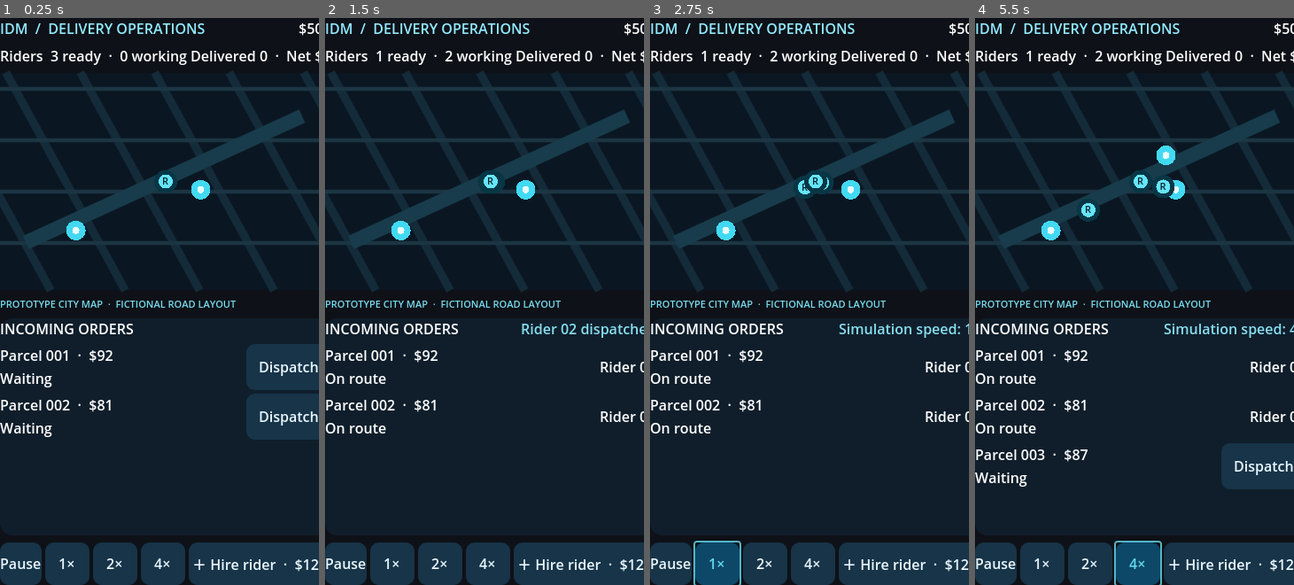
Above: before the commit, frames 1-4 (left to right).
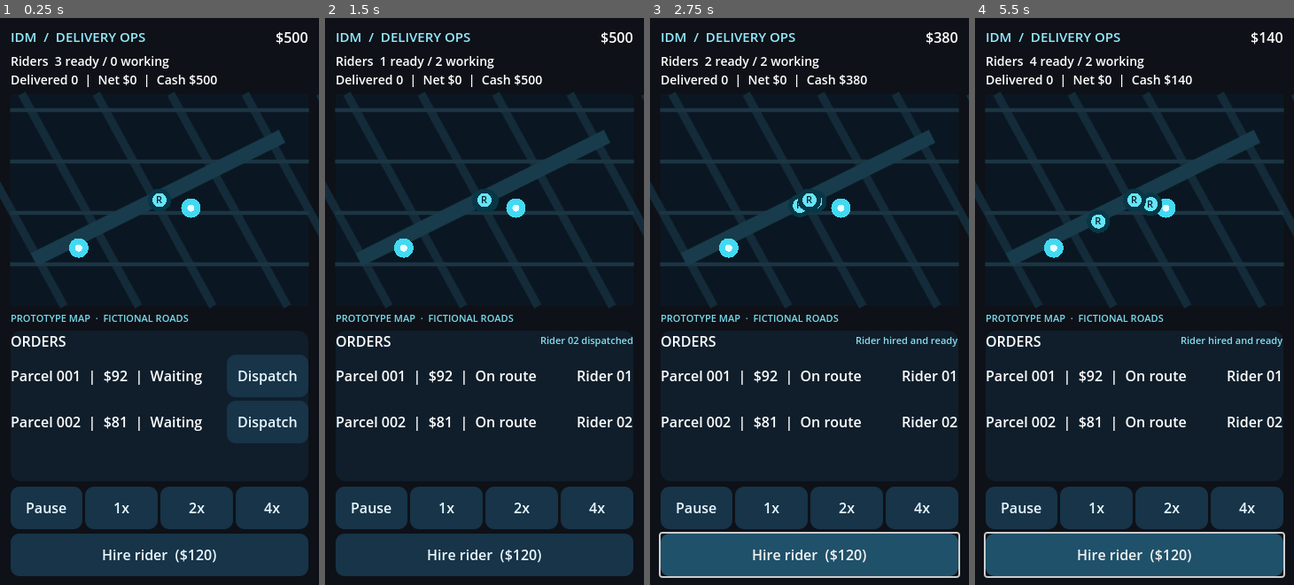
Above: after the commit, the same moments.

Repository: UphyRaop/idle-delivery-manager
Game: Godot game, scene res://scenes/main.tscn
Same seed, same stepped clock (60 frames per second), same inputs: the game is played once before the commit and once after it.
Inputs (mouse positions are in pixels of both pictures, inside the frame that each line leads up to):
- Up to frame 1 (0.25 s): no input
- Up to frame 2 (1.5 s): click "Dispatch" at 0.5 s; click "Dispatch" at 1.25 s
- Up to frame 3 (2.75 s): click (716, 562) at 2 s, where only the run before the commit has a clickable "1×"
- Up to frame 4 (5.5 s): click (1096, 505) at 2.75 s, where only the run after the commit has a clickable "1x"; click (1089, 562) at 3.5 s, where only the run before the commit has a clickable "2×"; click (1172, 505) at 4.25 s, where only the run after the commit has a clickable "2x"; click (1137, 562) at 5 s, where only the run before the commit has a clickable "4×"

The runs differ from the first frame. In frame 1, 28% of the frame differs, in the area x 0-100%, y 0-100%; in frame 2, 26%; in frame 3, 30%; in frame 4, 33%.

Commit message:
Fix responsive Phase 1 mobile layout

Diff:
--- a/project.godot
+++ b/project.godot
@@ -11,7 +11,7 @@
 window/size/viewport_width=360
 window/size/viewport_height=640
 window/stretch/mode="canvas_items"
-window/stretch/aspect="keep"
+window/stretch/aspect="expand"
 window/handheld/orientation=1
 
 [rendering]
--- a/scripts/game.gd
+++ b/scripts/game.gd
@@ -51,65 +51,72 @@
 	_refresh_map()
 
 func _build_ui() -> void:
+	var inset := MarginContainer.new()
+	inset.set_anchors_and_offsets_preset(Control.PRESET_FULL_RECT)
+	inset.add_theme_constant_override("margin_left", 12)
+	inset.add_theme_constant_override("margin_right", 12)
+	inset.add_theme_constant_override("margin_top", 10)
+	inset.add_theme_constant_override("margin_bottom", 10)
+	add_child(inset)
+
 	var root := VBoxContainer.new()
-	root.add_theme_constant_override("separation", 8)
-	root.set_anchors_and_offsets_preset(Control.PRESET_FULL_RECT)
-	root.add_theme_constant_override("separation", 8)
-	root.add_theme_constant_override("margin_right", 14)
-	root.add_theme_constant_override("margin_top", 12)
-	root.add_theme_constant_override("margin_bottom", 12)
-	add_child(root)
+	root.add_theme_constant_override("separation", 6)
+	inset.add_child(root)
 
 	var top := HBoxContainer.new()
 	root.add_child(top)
 	var brand := Label.new()
-	brand.text = "IDM  /  DELIVERY OPERATIONS"
+	brand.text = "IDM  /  DELIVERY OPS"
 	brand.size_flags_horizontal = Control.SIZE_EXPAND_FILL
 	brand.add_theme_color_override("font_color", Color("#91eaff"))
+	brand.add_theme_font_size_override("font_size", 15)
 	top.add_child(brand)
 	cash_label = Label.new()
+	cash_label.horizontal_alignment = HORIZONTAL_ALIGNMENT_RIGHT
 	top.add_child(cash_label)
 
-	var stats := HBoxContainer.new()
+	var stats := VBoxContainer.new()
+	stats.add_theme_constant_override("separation", 1)
 	root.add_child(stats)
 	rider_summary = Label.new()
-	rider_summary.size_flags_horizontal = Control.SIZE_EXPAND_FILL
+	rider_summary.add_theme_font_size_override("font_size", 14)
 	stats.add_child(rider_summary)
 	finance_summary = Label.new()
-	finance_summary.horizontal_alignment = HORIZONTAL_ALIGNMENT_RIGHT
+	finance_summary.add_theme_font_size_override("font_size", 14)
 	stats.add_child(finance_summary)
 
 	map_view = Control.new()
-	map_view.custom_minimum_size = Vector2(0, 245)
+	map_view.custom_minimum_size = Vector2(0, 150)
 	map_view.size_flags_vertical = Control.SIZE_EXPAND_FILL
 	map_view.draw.connect(_draw_map)
 	root.add_child(map_view)
 
 	var map_label := Label.new()
-	map_label.text = "PROTOTYPE CITY MAP  ·  FICTIONAL ROAD LAYOUT"
+	map_label.text = "PROTOTYPE MAP  ·  FICTIONAL ROADS"
 	map_label.add_theme_color_override("font_color", Color("#77dbee"))
 	map_label.add_theme_font_size_override("font_size", 11)
 	root.add_child(map_label)
 
 	var panel := PanelContainer.new()
-	panel.size_flags_vertical = Control.SIZE_EXPAND_FILL
+	panel.custom_minimum_size.y = 170
 	var style := StyleBoxFlat.new()
 	style.bg_color = Color("#101e2b")
-	style.set_corner_radius_all(14)
+	style.set_corner_radius_all(12)
 	panel.add_theme_stylebox_override("panel", style)
 	root.add_child(panel)
 	var inner := VBoxContainer.new()
-	inner.add_theme_constant_override("separation", 6)
+	inner.add_theme_constant_override("separation", 4)
 	panel.add_child(inner)
-	var orders_header := HBoxContainer.new()
-	inner.add_child(orders_header)
+	var header := HBoxContainer.new()
+	inner.add_child(header)
 	var heading := Label.new()
-	heading.text = "INCOMING ORDERS"
+	heading.text = "ORDERS"
 	heading.size_flags_horizontal = Control.SIZE_EXPAND_FILL
-	orders_header.add_child(heading)
+	header.add_child(heading)
 	status_label = Label.new()
 	status_label.add_theme_color_override("font_color", Color("#87deef"))
-	orders_header.add_child(status_label)
+	status_label.add_theme_font_size_override("font_size", 11)
+	header.add_child(status_label)
 
 	var scroll := ScrollContainer.new()
 	scroll.size_flags_vertical = Control.SIZE_EXPAND_FILL
@@ -119,17 +126,22 @@
 	order_list.size_flags_horizontal = Control.SIZE_EXPAND_FILL
 	scroll.add_child(order_list)
 
-	var actions := HBoxContainer.new()
+	var actions := VBoxContainer.new()
+	actions.add_theme_constant_override("separation", 5)
 	root.add_child(actions)
+	var controls := HBoxContainer.new()
+	controls.add_theme_constant_override("separation", 3)
+	actions.add_child(controls)
 	pause_button = _button("Pause", _toggle_pause)
-	actions.add_child(pause_button)
+	pause_button.size_flags_horizontal = Control.SIZE_EXPAND_FILL
+	controls.add_child(pause_button)
 	for multiplier in [1, 2, 4]:
 		var factor: int = multiplier
-		var button := _button(str(factor) + "×", func(): _set_speed(factor))
-		button.custom_minimum_size.x = 50
-		actions.add_child(button)
-		speed_buttons[factor] = button
-	var hire := _button("＋ Hire rider  ·  $120", _hire_rider)
+		var button := _button(str(factor) + "x", func(): _set_speed(factor))
+		button.size_flags_horizontal = Control.SIZE_EXPAND_FILL
+		button.custom_minimum_size.x = 0
+		controls.add_child(button)
+	var hire := _button("Hire rider  ($120)", _hire_rider)
 	hire.size_flags_horizontal = Control.SIZE_EXPAND_FILL
 	actions.add_child(hire)
 
@@ -241,23 +253,24 @@
 	if not is_instance_valid(order_list):
 		return
 	cash_label.text = "$%0.0f" % cash
-	rider_summary.text = "Riders  %d ready  ·  %d working" % [_ready_count(), riders.size() - _ready_count()]
-	finance_summary.text = "Delivered %d  ·  Net $%0.0f" % [delivered, revenue_total - cost_total]
+	rider_summary.text = "Riders  %d ready / %d working" % [_ready_count(), riders.size() - _ready_count()]
+	finance_summary.text = "Delivered %d  |  Net $%0.0f  |  Cash $%0.0f" % [delivered, revenue_total - cost_total, cash]
 	for child in order_list.get_children():
 		child.queue_free()
 	for order in orders:
 		if order["status"] == "Delivered":
 			continue
 		var row := HBoxContainer.new()
-		row.custom_minimum_size.y = 52
+		row.custom_minimum_size.y = 48
 		order_list.add_child(row)
 		var details := Label.new()
 		details.size_flags_horizontal = Control.SIZE_EXPAND_FILL
-		details.text = "Parcel %03d  ·  $%d\n%s" % [order["id"], order["payout"], order["status"]]
+		details.text = "Parcel %03d  |  $%d  |  %s" % [order["id"], order["payout"], order["status"]]
+		details.clip_text = true
 		row.add_child(details)
 		if order["status"] == "Waiting":
 			var dispatch := _button("Dispatch", func(): _dispatch(order["id"]))
-			dispatch.custom_minimum_size = Vector2(96, 44)
+			dispatch.custom_minimum_size = Vector2(92, 44)
 			row.add_child(dispatch)
 		else:
 			var rider_label := Label.new()
